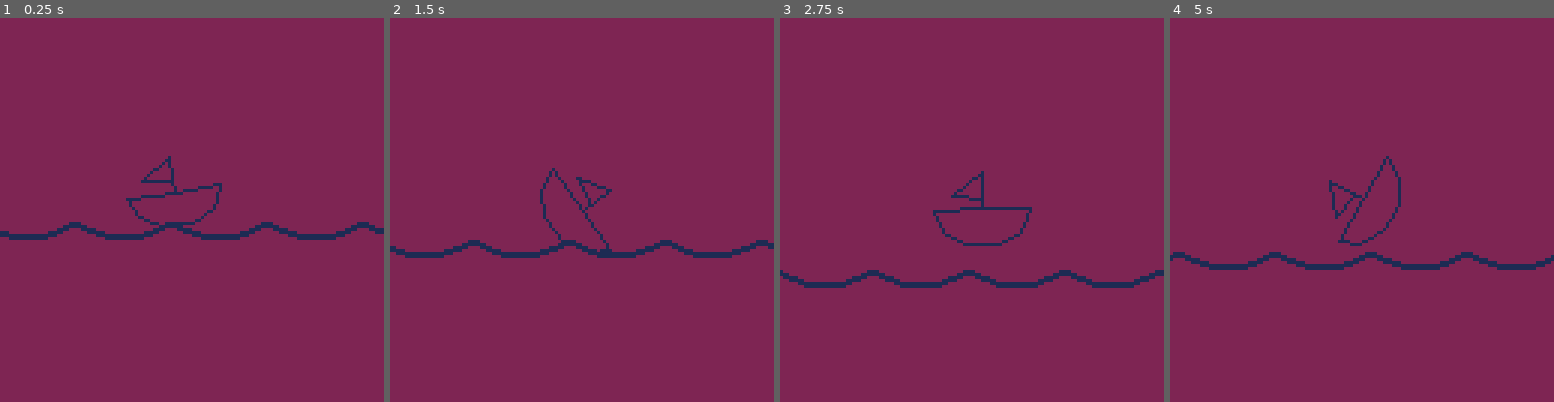
Above: before the commit, frames 1-4 (left to right).
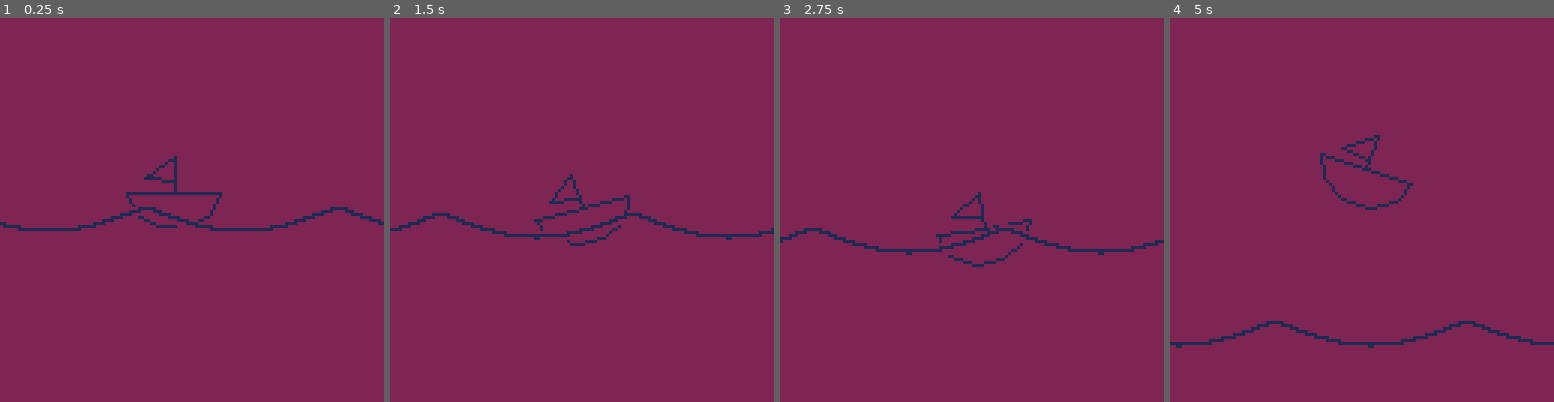
Above: after the commit, the same moments.

Repository: seleb/SimpleJam
Game: PICO-8 cartridge sailin.p8
The game is run twice, just before and just after one commit, with the same random seed, the same clock (stepped at 60 frames per second) and the same inputs.
Inputs:
- Up to frame 1 (0.25 s): no input
- Up to frame 2 (1.5 s): tap X (X key) at 0.33, 1.07 s; tap O (Z key) at 0.7 s
- Up to frame 3 (2.75 s): hold Right 1.6-2.1 s; tap O (Z key) at 1.7, 2.1, 2.5 s; tap X (X key) at 1.85 s; hold Up 2.15-2.42 s; hold Right from 2.47 s (still down)
- Up to frame 4 (5 s): tap O (Z key) every 0.4 s from 2.9 to 4.9 s; tap X (X key) at 2.97, 4.08 s; release Right at 3.03 s; hold Left 3.08-3.58 s; hold Down 3.63-3.97 s; hold Right 4.02-4.68 s; hold Up from 4.73 s (still down)

The runs differ from the first frame. In frame 1, 3.0% of the frame differs, in the area x 0-100%, y 35-58%; in frame 2, 3.4%; in frame 3, 3.6%; in frame 4, 3.7%, in the area x 0-100%, y 30-86%.

Commit message:
boat controls

Diff:
--- a/sailin.p8
+++ b/sailin.p8
@@ -18,27 +18,54 @@
  player.vx = 0
  player.vy = 0
  player.va = 0
+ player.air = true
 
  cam.x = player.x
  cam.y = player.y
 end
 
 function _update()
- local speed = 5
- if btn(0) then player.vx -= speed end
- if btn(1) then player.vx += speed end
- if btn(2) then player.vy -= speed end
- if btn(3) then player.vy += speed end
-
- if btn(4) then player.va -= speed/3 end
- if btn(5) then player.va += speed/3 end
-
- local ta = atan2(wave(player.x+2) - wave(player.x-2), 1)
- player.va = (ta-player.a)+sin(time()*player.vx)*player.vx/100
-
-	player.vx = lerp(player.vx,0,0.8)
-	player.vy = lerp(player.vy,0,0.8)
- player.va = lerp(player.va,0,0.8)
+ --move
+ local speed = 0.5
+ if btn(0) then
+  player.vx -= speed*sin(player.a)
+  if not player.air then
+   player.vy -= speed*cos(player.a)
+  end
+ end
+ if btn(1) then
+  player.vx += speed*sin(player.a)
+  if not player.air then
+   player.vy += speed*cos(player.a)
+  end
+ end
+
+ -- jump
+ if not player.air then
+  if btnp(2) then player.vy = -10 end
+ end
+
+ -- angle
+ if not player.air then
+  player.va = atan2(wave(player.x+1.5) - wave(player.x-1.5), 3)-player.a
+ end
+
+	player.vx = lerp(0,player.vx,0.8)
+	player.va = lerp(0,player.va,0.5)
+
+ player.vy += 1
+
+ local pwave = wave(player.x)+2
+ if player.y > pwave then
+  if player.air then
+   player.air = false
+  end
+   player.vy -= (player.y-pwave)*0.9
+   player.vy *= 0.8
+
+ else
+  player.air = true
+ end
 
  player.x += player.vx
  player.y += player.vy
@@ -123,23 +150,28 @@
 end
 
 function draw_waves()
+
+ color(2)
+ for x = cam.x,cam.x+128 do
+  local w1 = wave(x)
+  local w2 = wave(x+1)
+
+  rectfill(x,9+w1,x,12+w2)
+ end
  color(1)
  for x = cam.x,cam.x+128 do
   local w1 = wave(x)
   local w2 = wave(x+1)
-  line(x,10+w1,x,max(11+w1,10+w2))
- end
- color(2)
- for x = cam.x,cam.x+128 do
-  local w1 = wave(x)
-  local w2 = wave(x+1)
-  line(x,12+w1,x,max(13+w1,12+w2))
+  line(x,10+w1,x,10+w2)
  end
 end
 
 function wave(x)
- local w1 = sin((x+time()*3)/64)
- return flr(abs(w1)*5)
+ local t = 64 --period
+ local a = 8 --amplitude
+ local w1 = (x+time()*30)/(t*2)
+ w1 = abs(sin(w1))
+ return flr(w1*a)
 end
 __gfx__
 00000000000000000000000000000000000000000000000000000000000000000000000000000000000000000000000000000000000000000000000000000000
